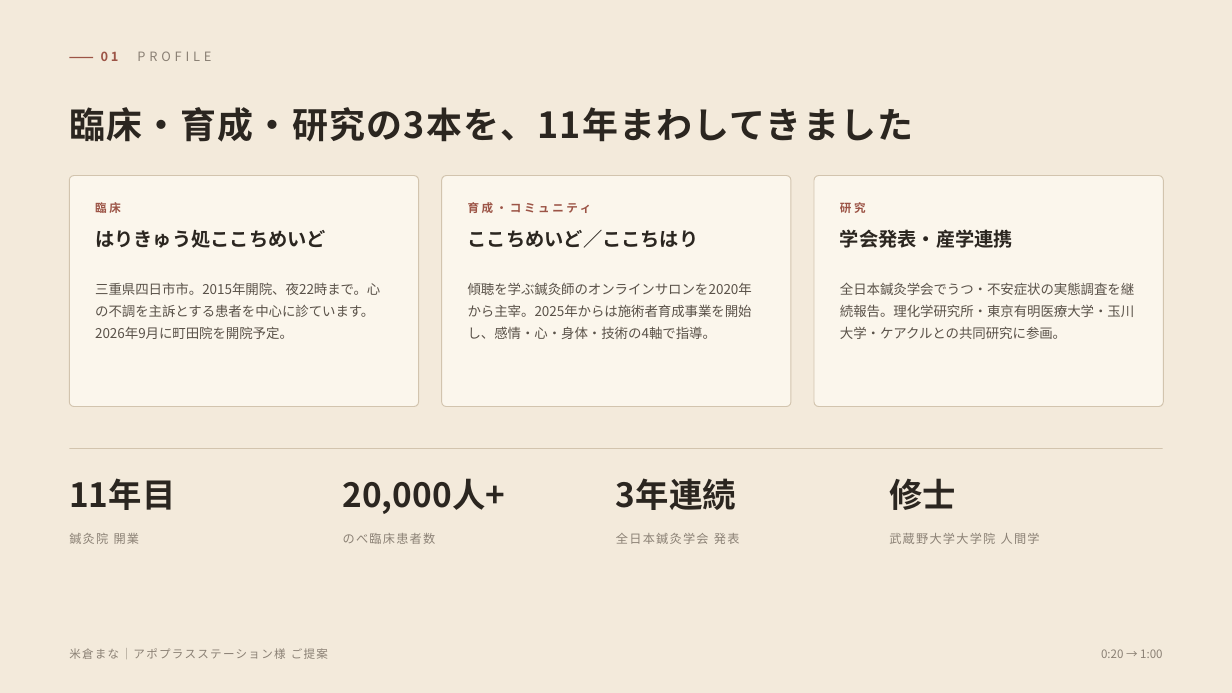
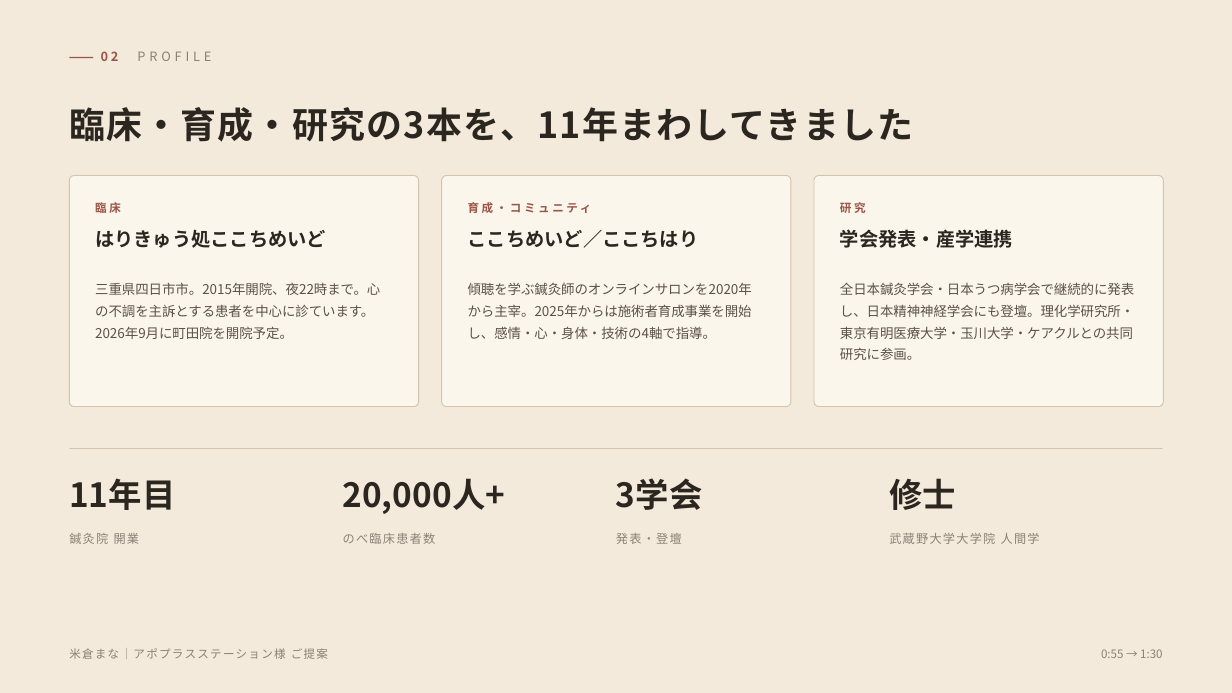
Before and after one commit to mananyon/manayonekura, a slide deck: slide 3 of proposals/米倉まな_アポプラスステーション様ご提案_導入.pptx (slide 2 before the commit). Drawn at 1232x693 pixels with LibreOffice and Linux fonts; fonts in the diff are those of the drawing. Boxes give left, top, right and bottom in pixels: in the first picture for what was removed or moved away, otherwise in the second. Text is boxed around its words. In the diff, an @@ line names an element or a change of style, - is before the commit and + after.

```diff
--- a/proposals/米倉まな_アポプラスステーション様ご提案_導入.pptx
+++ b/proposals/米倉まな_アポプラスステーション様ご提案_導入.pptx
@@ text at (101,51,211,61): text changed @@
-01 PROFILE
+02 PROFILE
@@ text at (840,282,1134,360): text changed @@
-全日本鍼灸学会でうつ・不安症状の実態調査を継続報告。理化学研究所・東京有明医療大学・玉川大学・ケアクルとの共同研究に参画。
+全日本鍼灸学会・日本うつ病学会で継続的に発表し、日本精神神経学会にも登壇。理化学研究所・東京有明医療大学・玉川大学・ケアクルとの共同研究に参画。
@@ text at (616,478,702,510): text changed @@
-3年連続
+3学会
@@ text at (616,533,682,544): text changed @@
-全日本鍼灸学会 発表
+発表・登壇
@@ text at (1101,649,1162,658): text changed @@
-0:20 → 1:00
+0:55 → 1:30
```
Also in this commit, not shown: 7 other slides changed, 1 slide added, 2 other files.
